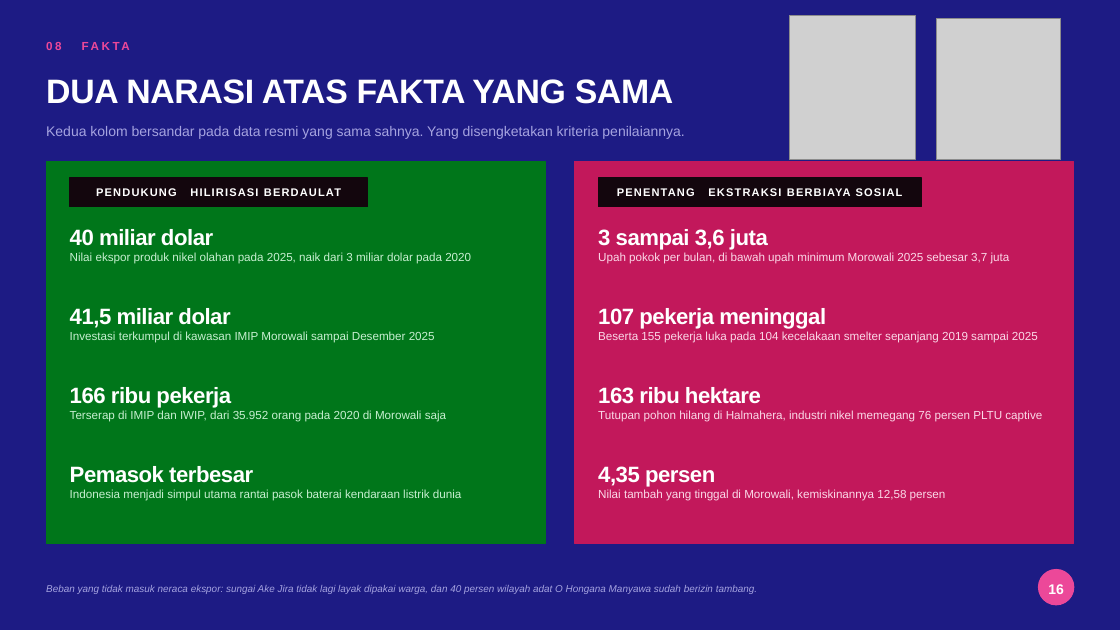
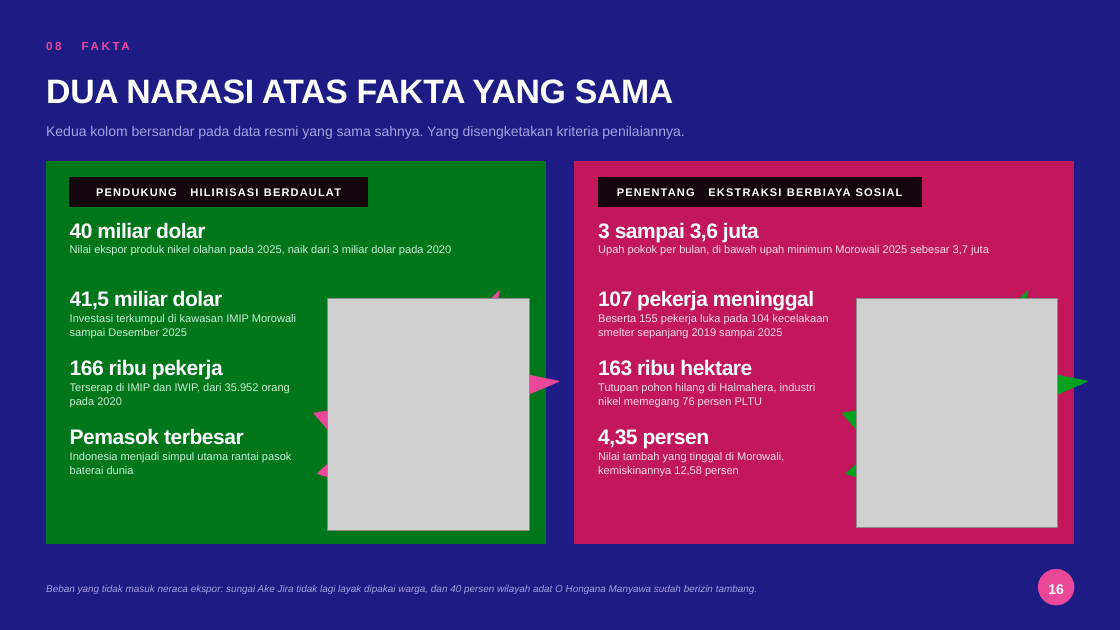
Before and after one commit to aslihabnuri/Dom-Manipulation, a slide deck: slide 16 of business-ethics/WOW-Business-Ethics-Hilirisasi-Nikel.pptx. Drawn at 1120x630 pixels with LibreOffice and Linux fonts; fonts in the diff are those of the drawing; grey boxes stand for pictures; background and template pictures are left out. Boxes give left, top, right and bottom in pixels: in the first picture for what was removed or moved away, otherwise in the second. Text is boxed around its words. In the diff, an @@ line names an element or a change of style, - is before the commit and + after.

```diff
--- a/business-ethics/WOW-Business-Ethics-Hilirisasi-Nikel.pptx
+++ b/business-ethics/WOW-Business-Ethics-Hilirisasi-Nikel.pptx
@@ text "Nilai ekspor produk nikel olahan ...": place and size @@
-text "Nilai ekspor produk nikel olahan ..." at box(70, 252, 471, 264)
+text "Nilai ekspor produk nikel olahan ..." at box(70, 245, 452, 255)
@@ irregular seal added at box(296, 263, 572, 556), fill #EC4899, outline #EC4899 1 pt @@
@@ text "Upah pokok per bulan, di ...": place and size @@
-text "Upah pokok per bulan, di ..." at box(598, 252, 1010, 264)
+text "Upah pokok per bulan, di ..." at box(598, 245, 989, 255)
@@ irregular seal added at box(825, 263, 1101, 556), fill #00A11E, outline #00A11E 1 pt @@
@@ text "41,5 miliar dolar": place and size @@
-text "41,5 miliar dolar" at box(70, 308, 230, 328)
+text "41,5 miliar dolar" at box(70, 290, 223, 310)
@@ picture: place and size @@
-picture at box(790, 15, 916, 160)
+picture at box(328, 298, 529, 530)
@@ text "107 pekerja meninggal": place and size @@
-text "107 pekerja meninggal" at box(598, 308, 826, 329)
+text "107 pekerja meninggal" at box(598, 290, 814, 311)
@@ picture: place and size @@
-picture at box(937, 18, 1061, 160)
+picture at box(856, 298, 1058, 528)
@@ text "Investasi terkumpul di kawasan IMIP ...": place and size @@
-text "Investasi terkumpul di kawasan IMIP ..." at box(70, 331, 435, 343)
+text "Investasi terkumpul di kawasan IMIP ..." at box(70, 314, 296, 339)
@@ text "Beserta 155 pekerja luka pada ...": place and size @@
-text "Beserta 155 pekerja luka pada ..." at box(598, 331, 1038, 343)
+text "Beserta 155 pekerja luka pada ..." at box(598, 314, 829, 339)
@@ text "166 ribu pekerja": place and size @@
-text "166 ribu pekerja" at box(70, 387, 231, 408)
+text "166 ribu pekerja" at box(70, 359, 223, 380)
@@ text "163 ribu hektare": place and size @@
-text "163 ribu hektare" at box(598, 387, 761, 404)
+text "163 ribu hektare" at box(598, 359, 752, 376)
@@ text at box(70, 383, 290, 408): text changed; size 10 to 9.5 pt @@
-Terserap di IMIP dan IWIP, dari 35.952 orang pada 2020 di Morowali saja
+Terserap di IMIP dan IWIP, dari 35.952 orang pada 2020
@@ text at box(598, 383, 816, 408): text changed; size 10 to 9.5 pt @@
-Tutupan pohon hilang di Halmahera, industri nikel memegang 76 persen PLTU captive
+Tutupan pohon hilang di Halmahera, industri nikel memegang 76 persen PLTU
@@ text "Pemasok terbesar": place and size @@
-text "Pemasok terbesar" at box(70, 466, 253, 483)
+text "Pemasok terbesar" at box(70, 428, 244, 445)
@@ size 19 to 18 pt in 8 elements at box(70, 222, 205, 239), box(598, 222, 759, 242), box(70, 290, 223, 310), box(598, 290, 814, 311), box(70, 359, 223, 380), box(598, 359, 752, 376), box(70, 428, 244, 445), box(598, 429, 710, 449) @@
@@ size 10 to 9.5 pt in 5 elements at box(70, 245, 452, 255), box(598, 245, 989, 255), box(70, 314, 296, 339), box(598, 314, 829, 339), box(598, 452, 784, 477) @@
@@ text "4,35 persen": place and size @@
-text "4,35 persen" at box(598, 466, 715, 487)
+text "4,35 persen" at box(598, 429, 710, 449)
@@ text "Nilai tambah yang tinggal di ...": place and size @@
-text "Nilai tambah yang tinggal di ..." at box(598, 489, 946, 501)
+text "Nilai tambah yang tinggal di ..." at box(598, 452, 784, 477)
@@ text at box(70, 452, 292, 474): text changed; size 10 to 9.5 pt @@
-Indonesia menjadi simpul utama rantai pasok baterai kendaraan listrik dunia
+Indonesia menjadi simpul utama rantai pasok baterai dunia
```
Also in this commit, not shown: 17 other slides changed, 4 other files.
